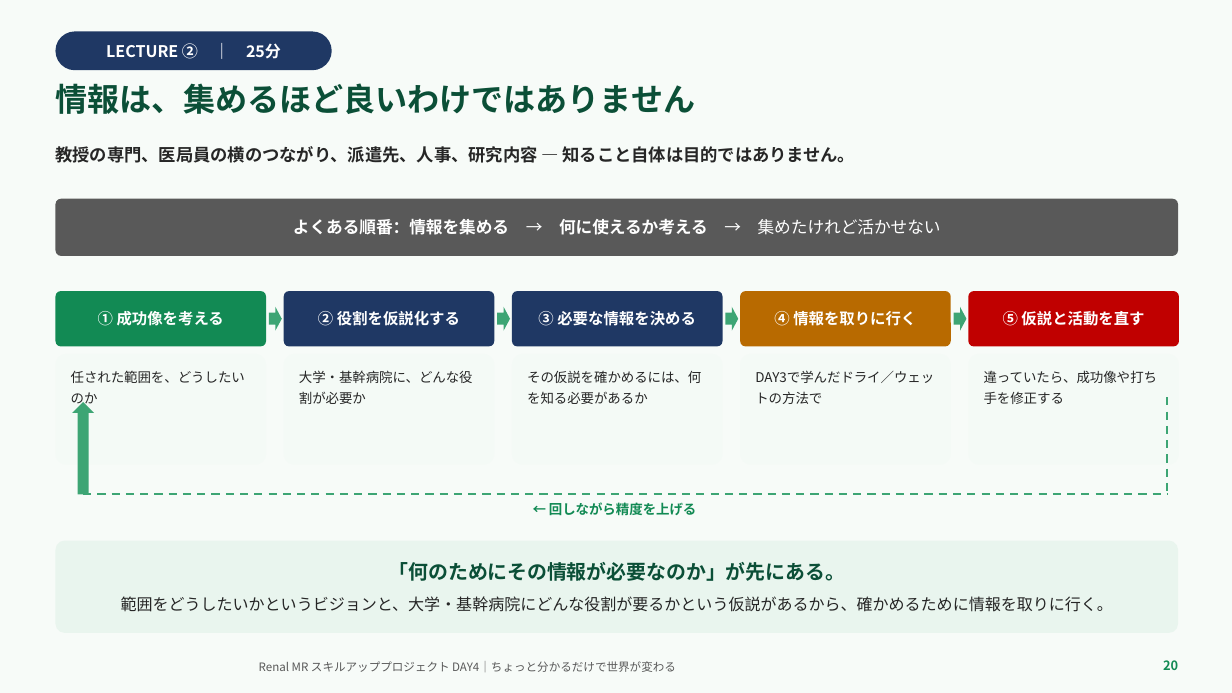
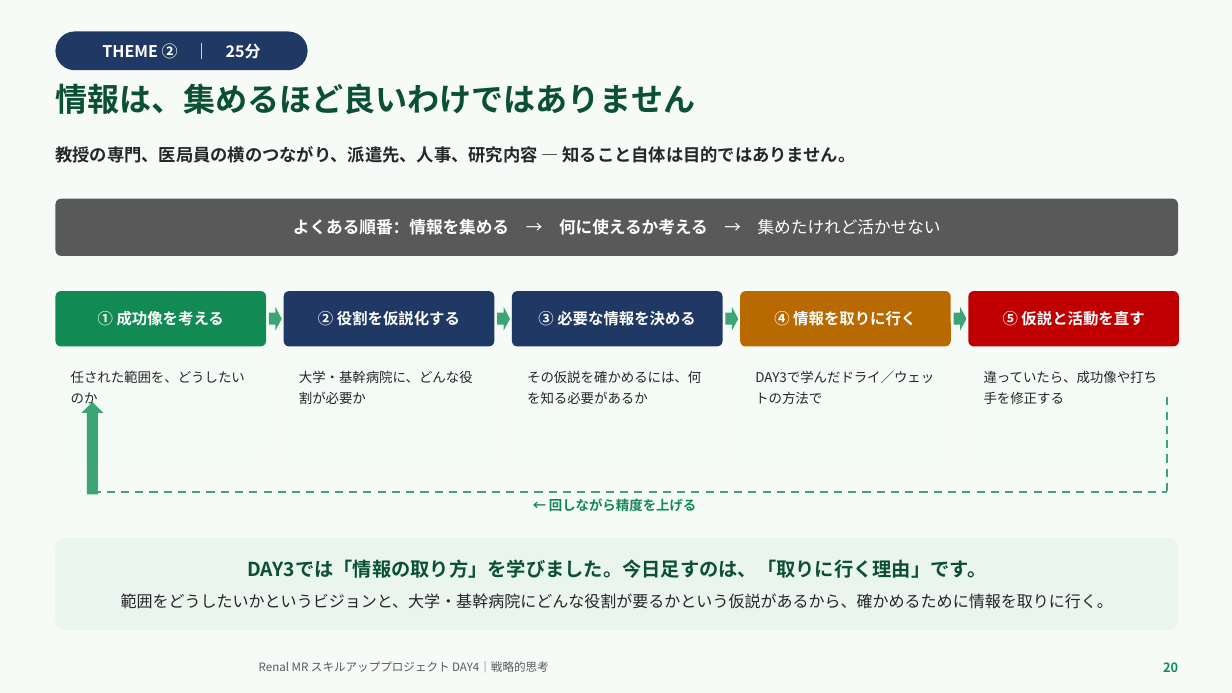
Before and after one commit to TAKUYA-1187/Claude, a slide deck: slide 20 of novartis_training/DAY4_ちょっと分かるだけで世界が変わる.pptx. Drawn at 1232x693 pixels with LibreOffice and Linux fonts; fonts in the diff are those of the drawing; background and template pictures are left out. Boxes give left, top, right and bottom in pixels: in the first picture for what was removed or moved away, otherwise in the second. Text is boxed around its words. In the diff, an @@ line names an element or a change of style, - is before the commit and + after.

```diff
--- a/novartis_training/DAY4_ちょっと分かるだけで世界が変わる.pptx
+++ b/novartis_training/DAY4_ちょっと分かるだけで世界が変わる.pptx
@@ rounded rectangle "THEME ② ｜ 25分" resized from (x1=55, y1=31, x2=332, y2=70) to (x1=55, y1=31, x2=308, y2=70) @@
@@ text in rounded rectangle at (x1=102, y1=43, x2=261, y2=59): text changed @@
-LECTURE ② ｜ 25分
+THEME ② ｜ 25分
@@ up arrow moved from (x1=72, y1=402, x2=94, y2=494) to (x1=81, y1=402, x2=104, y2=494) @@
@@ line moved from (83, 494) - (1167, 494) to (92, 492) - (1167, 492) @@
@@ text "← 回しながら精度を上げる" moved from (x1=549, y1=502, x2=696, y2=516) to (x1=549, y1=498, x2=696, y2=512) @@
@@ text in rounded rectangle at (x1=247, y1=559, x2=986, y2=578): text changed; size 15.5 to 15 pt @@
-「何のためにその情報が必要なのか」が先にある。
+DAY3では「情報の取り方」を学びました。今日足すのは、「取りに行く理由」です。
@@ text at (x1=259, y1=661, x2=549, y2=672): text changed @@
-Renal MR スキルアッププロジェクト DAY4｜ちょっと分かるだけで世界が変わる
+Renal MR スキルアッププロジェクト DAY4｜戦略的思考
```
Also in this commit, not shown: 26 other slides changed, 3 slides added, 5 slides removed, 2 other files.
